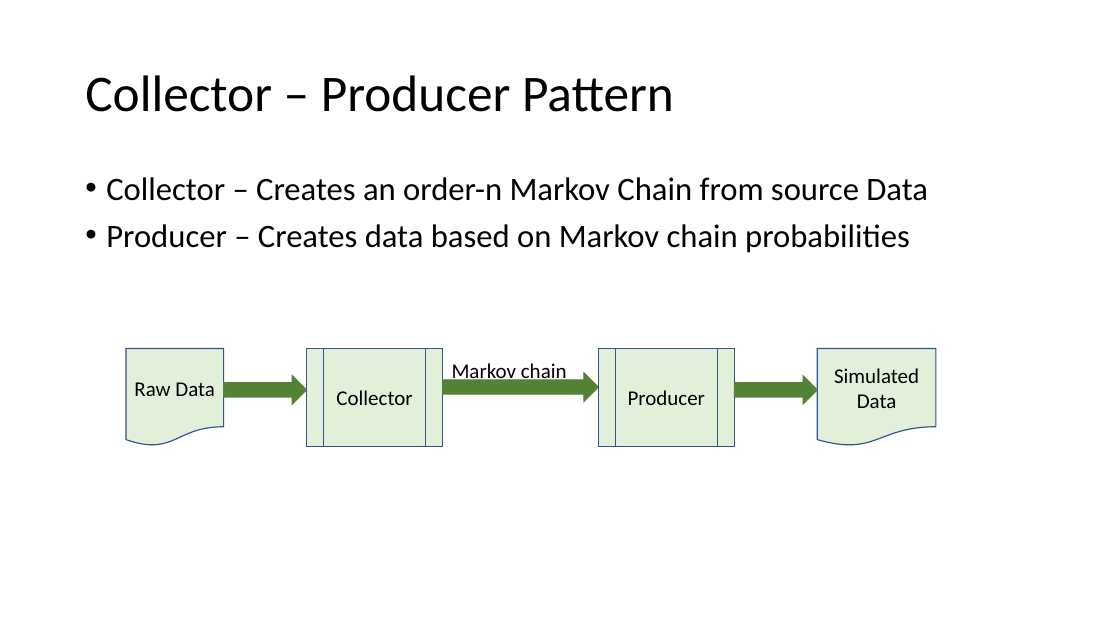
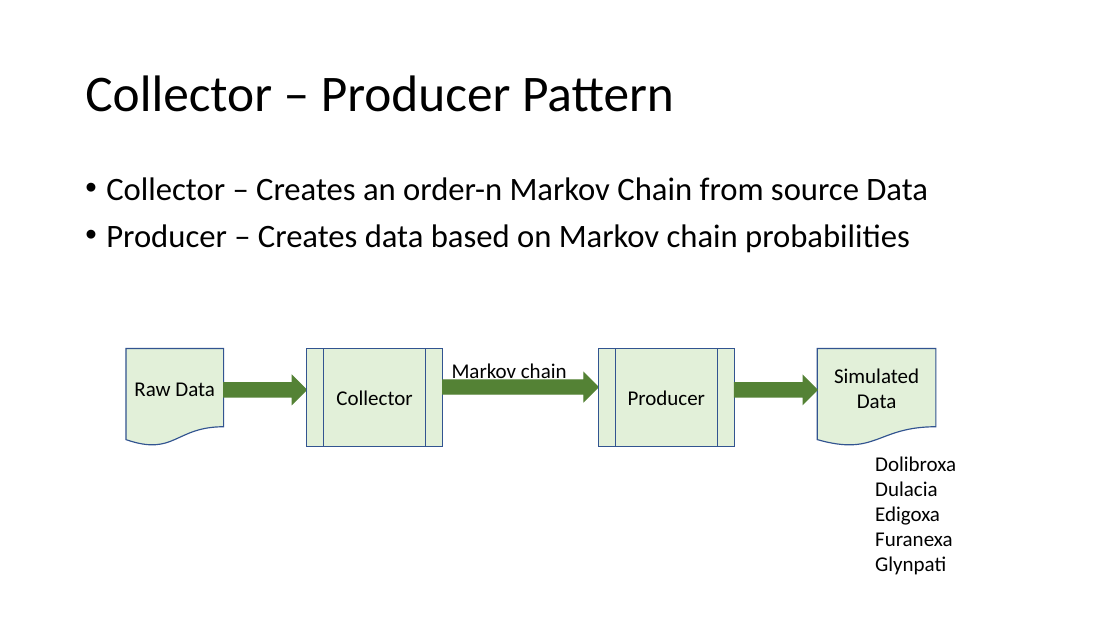
Before and after one commit to dwbzen/commonlib, a slide deck: slide 15 of doc/Markov Chain Lunch and Learn.pptx (slide 13 before the commit). Drawn at 1120x630 pixels with LibreOffice and Linux fonts; fonts in the diff are those of the drawing; background and template pictures are left out. Boxes give left, top, right and bottom in pixels: in the first picture for what was removed or moved away, otherwise in the second. Text is boxed around its words. In the diff, an @@ line names an element or a change of style, - is before the commit and + after.

```diff
--- a/doc/Markov Chain Lunch and Learn.pptx
+++ b/doc/Markov Chain Lunch and Learn.pptx
@@ text added at [875, 456, 956, 575], 18 pt, text #000000 @@
+Dolibroxa
+Dulacia
+Edigoxa
+Furanexa
+Glynpati
```
Also in this commit, not shown: 9 other slides changed, 3 slides added.
